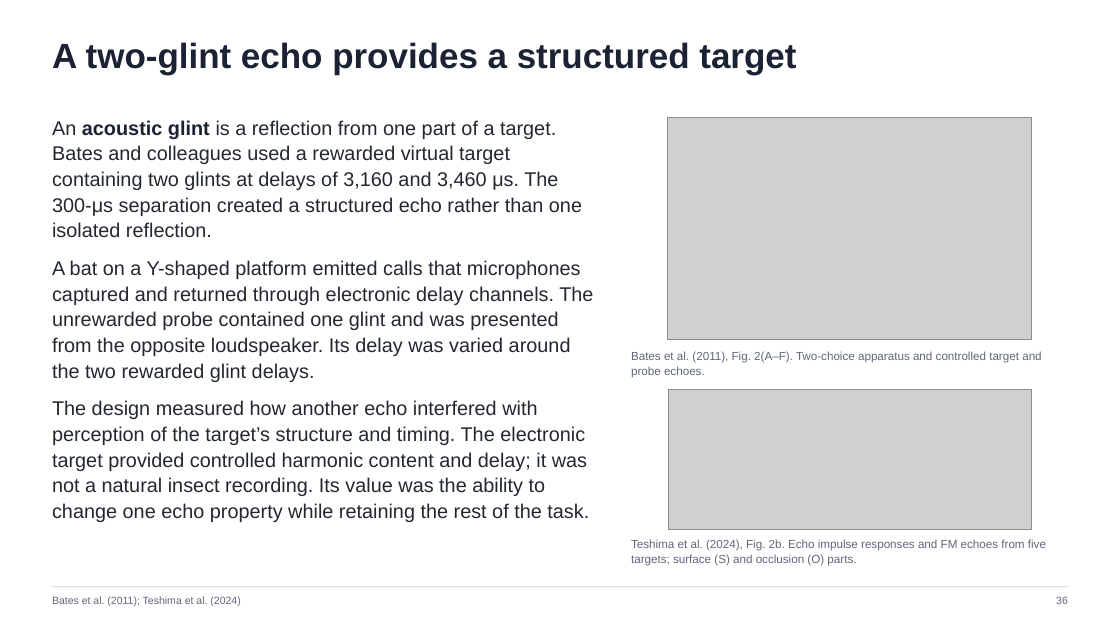
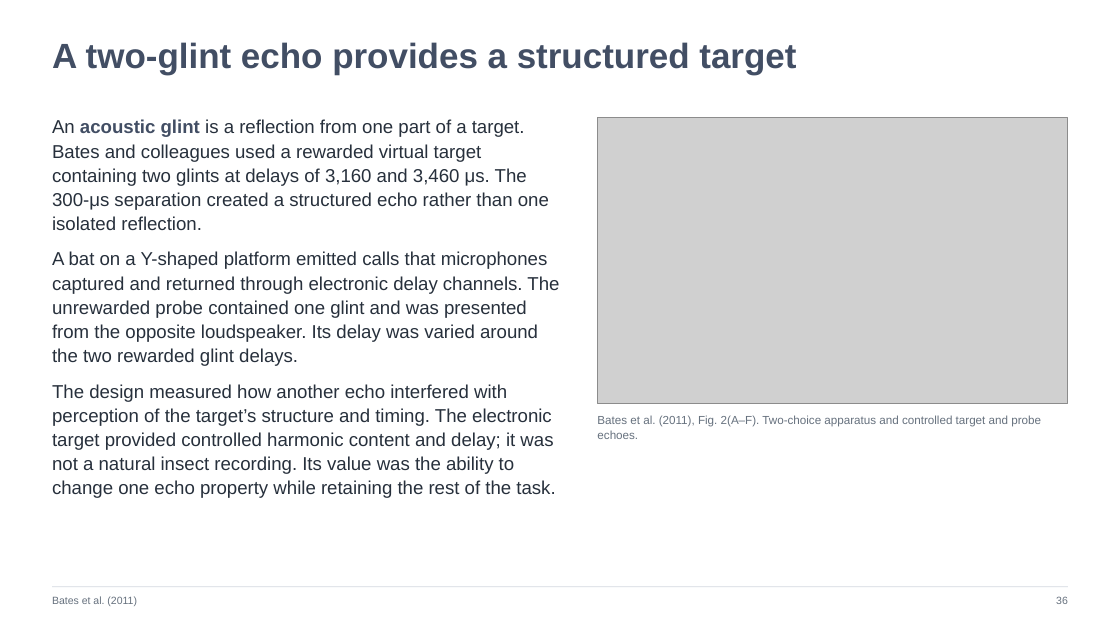
Before and after one commit to jordanxxlopez/NEUROETHOLOGY, a slide deck: slide 36 of lectures/L17/Neuroethology_Lecture17_FA2026.pptx. Drawn at 1120x630 pixels with LibreOffice and Linux fonts; fonts in the diff are those of the drawing; grey boxes stand for pictures. Boxes give left, top, right and bottom in pixels: in the first picture for what was removed or moved away, otherwise in the second. Text is boxed around its words. In the diff, an @@ line names an element or a change of style, - is before the commit and + after.

Commit message:
Rebuild Lecture 17 with 44 article figure slides and two-column layout

```diff
--- a/lectures/L17/Neuroethology_Lecture17_FA2026.pptx
+++ b/lectures/L17/Neuroethology_Lecture17_FA2026.pptx
@@ text "A two-glint echo provides a ..." at <box>52,42,796,75</box>: text colour #1B2233 to #424E64 @@
@@ text "An acoustic glint is a ..." at <box>52,119,559,498</box>: size 17 to 16 pt, text colour #23272F to #27303C; text colour #1B2233 to #424E64 in "acoustic glint" @@
@@ picture: place and size @@
-picture at <box>667,118,1032,339</box>
+picture at <box>597,118,1068,404</box>
@@ text "Bates et al. (2011), Fig. ...": place and size @@
-text "Bates et al. (2011), Fig. ..." at <box>631,351,1041,378</box>
+text "Bates et al. (2011), Fig. ..." at <box>597,415,1041,439</box>
@@ text "Bates et al. (2011), Fig. ..." at <box>597,415,1041,439</box>: text colour #5F6878 to #66717E @@
@@ picture removed at <box>668,390,1031,529</box> @@
@@ text removed at <box>631,539,1046,566</box> @@
-Teshima et al. (2024), Fig. 2b. Echo impulse responses and FM echoes from five targets; surface (S) and occlusion (O) parts.
@@ text at <box>52,596,137,606</box>: text changed; text colour #5F6878 to #66717E @@
-Bates et al. (2011); Teshima et al. (2024)
+Bates et al. (2011)
```
Also in this commit, not shown: 45 other slides changed, 13 other files.
